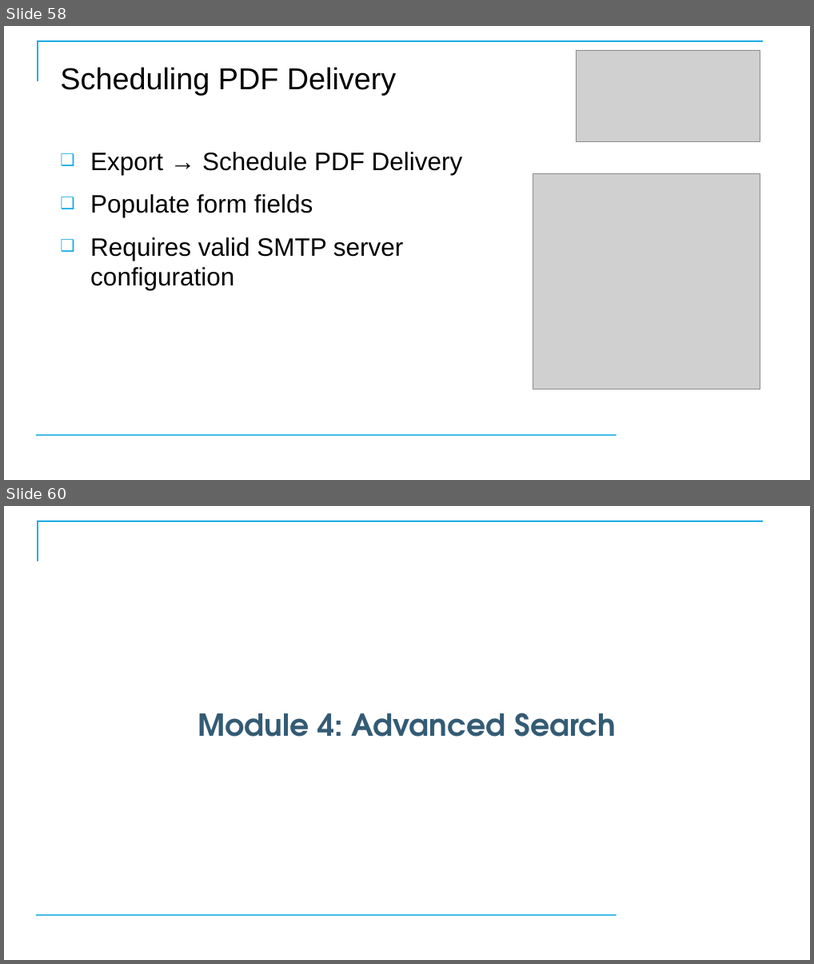
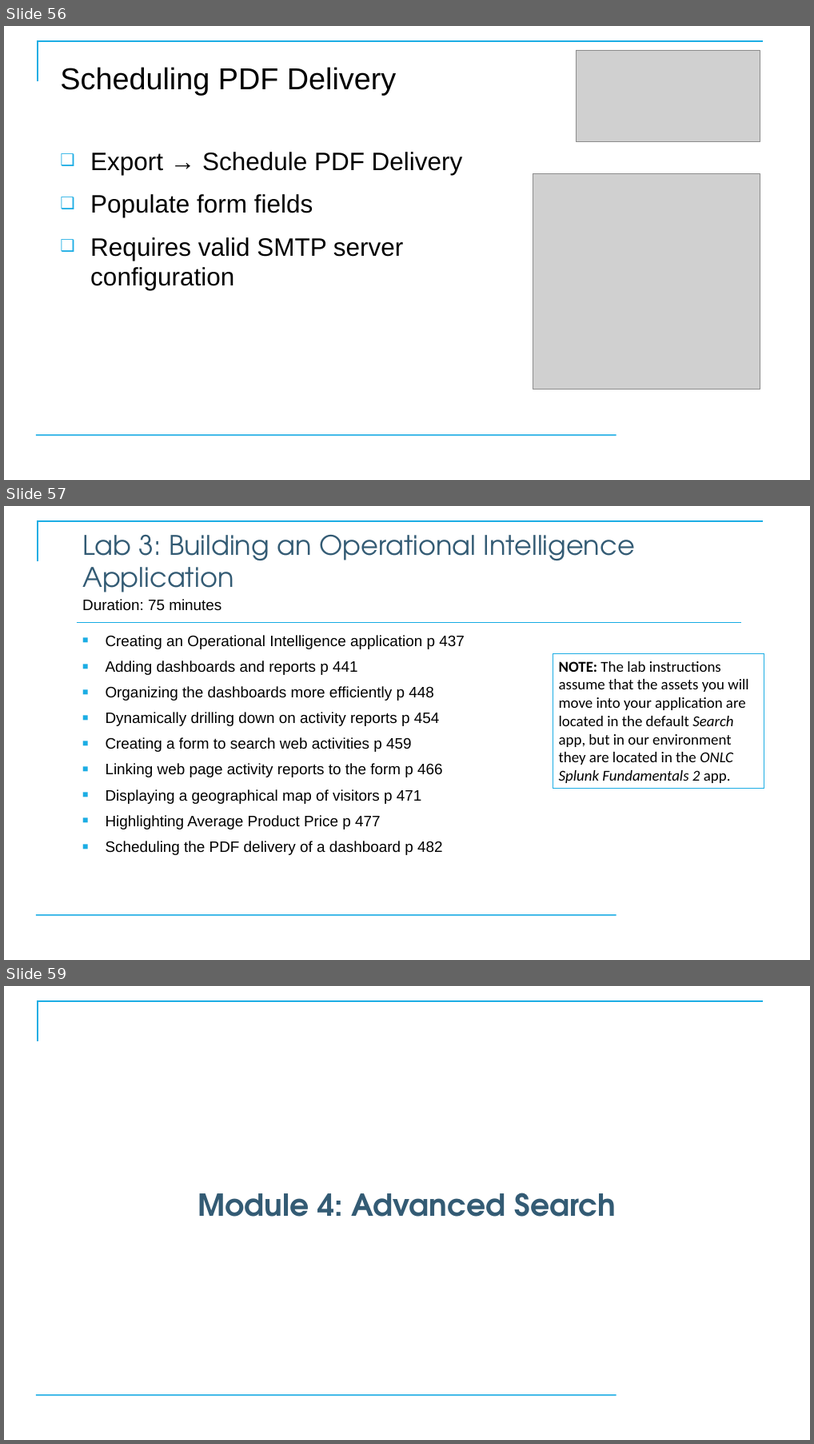
Before and after one commit to CostelloTechnicalConsulting/XSPLK2ClassFiles, a slide deck: ppt/SplunkFundamentals2v1_3.pptx. Shown one above the other, each under a label of ours: slides 58 and 60 before the commit, slides 56, 57 and 59 after it; the slides between them are not shown. The pictures are 814x964 and 814x1444 pixels, drawn with LibreOffice and Linux fonts; fonts in the diff are those of the drawing; grey boxes stand for pictures; background and template pictures are left out. Boxes give left, top, right and bottom in pixels: in the first picture for what was removed or moved away, otherwise in the second. Text is boxed around its words. In the diff, an @@ line names an element or a change of style, - is before the commit and + after.

```diff
--- a/ppt/SplunkFundamentals2v1_3.pptx
+++ b/ppt/SplunkFundamentals2v1_3.pptx
@@ slide 57 added at <box>4,506,810,960</box>, background #FFFFFF; not listed: 2 template elements that a slide beside it also shows @@
@@ title added at <box>82,534,635,600</box>, 32 pt, text #335B74 @@
+Lab 3: Building an Operational Intelligence Application
@@ text added at <box>82,599,222,611</box>, 18 pt, text #000000 @@
+Duration: 75 minutes
@@ line added from (77, 622) to (742, 622), #16ABE4 0.75 pt @@
@@ text added at <box>106,635,465,855</box>, 18 pt, text #000000 @@
+■ Creating an Operational Intelligence application p 437
+■ Adding dashboards and reports p 441
+■ Organizing the dashboards more efficiently p 448
+■ Dynamically drilling down on activity reports p 454
+■ Creating a form to search web activities p 459
+■ Linking web page activity reports to the form p 466
+■ Displaying a geographical map of visitors p 471
+■ Highlighting Average Product Price p 477
+■ Scheduling the PDF delivery of a dashboard p 482
@@ rectangle added at <box>554,654,765,788</box>, fill #FFFFFF, outline #1CADE4 0.75 pt, 18 pt, text #000000 @@
+NOTE: The lab instructions assume that the assets you will move into your application are located in the default Search app, but in our environment they are located in the ONLC Splunk Fundamentals 2 app.
@@ what was slide 58 is now slide 56 @@
@@ what was slide 60 is now slide 59 @@
```
Also in this commit, not shown: 5 slides changed, 2 slides removed.
